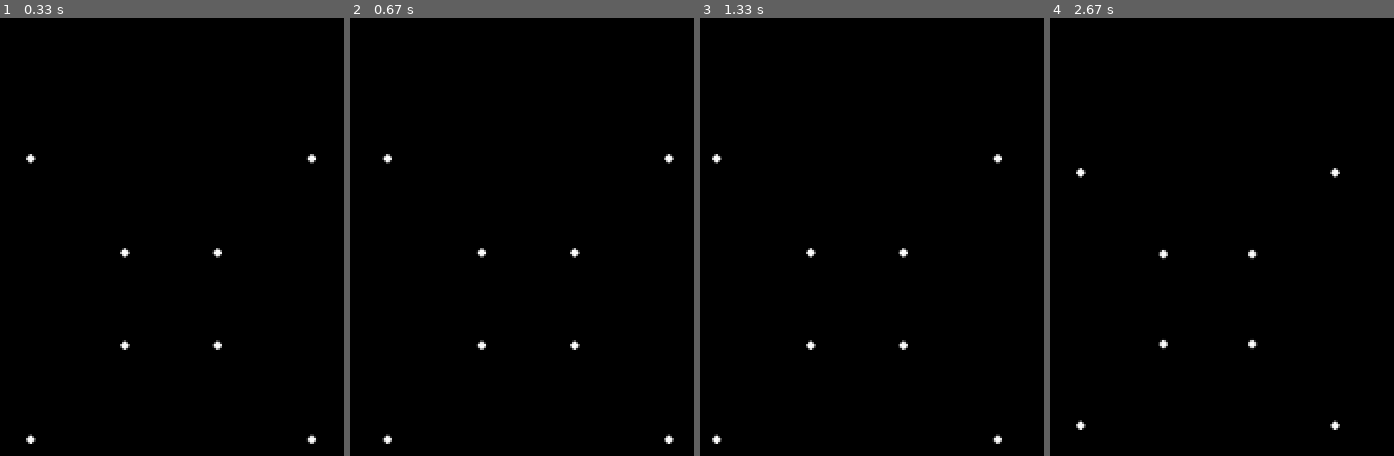
Above: before the commit, frames 1-4 (left to right).
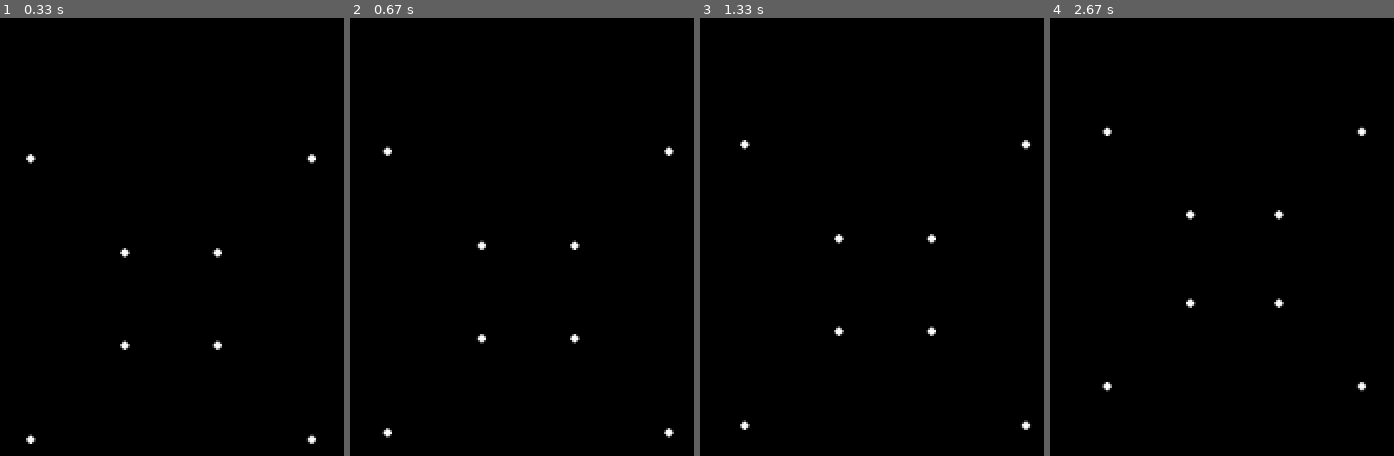
Above: after the commit, the same moments.

Repository: LQR471814/Perspective-3D-Rendering
Game: pygame game, started from 3dPygame.py
Two runs of this game, one before a commit and one after it. Both use one fixed random seed, a clock stepped at 60 frames per second and the inputs below.
Inputs:
- Up to frame 1 (0.33 s): no input
- Up to frame 2 (0.67 s): hold Space from 0.33 s (still down); hold D from 0.33 s (still down)
- Up to frame 3 (1.33 s): release Space at 0.8 s; release D at 0.8 s; hold D 0.83-1.3 s; tap Space at 0.9, 1.2 s; tap Shift at 0.98 s
- Up to frame 4 (2.67 s): hold W 1.33-1.63 s; tap Space at 1.4, 1.73, 2.03, 2.23, 2.53 s; hold D 1.67-2.13 s; hold A from 2.17 s (still down); tap Shift at 2.32 s

Frame 1 is identical in both runs. In frame 2, 0.7% of the frame differs, in the area x 9-95%, y 29-98%; in frame 3, 0.7%; in frame 4, 0.8%, in the area x 7-92%, y 24-95%.

Commit message:
Fixed some problems
- Fixed some problems that occurred whilst moving the cube left right and up.

Diff:
--- a/3dPygame.py
+++ b/3dPygame.py
@@ -73,6 +73,7 @@
 [SHIFT] = Go down
 """
 
+print(Controls)
 pygame.init()
 stop = False
 center = [200, 200]
@@ -83,7 +84,7 @@
 
 screen.fill((0, 0, 0))
 
-def UpdateScr(direction, increment):
+def UpdateScr(increment):
     global b1
     global c1
 
@@ -92,8 +93,8 @@
 
     for vert in b1.getVerts():
         finCoords = []
-        finCoords.append(int(round((vert[0] / (c1.getCoord()[2] - vert[2]) * blocksize) + (direction * ((c1.getCoord()[0] - b1.getCoord()[0]) / c1.getCoord()[2] - b1.getCoord()[2]) * increment), 1)))
-        finCoords.append(int(round((vert[1] / (c1.getCoord()[2] - vert[2]) * blocksize) + (direction * ((c1.getCoord()[1] - b1.getCoord()[1]) / c1.getCoord()[2] - b1.getCoord()[2]) * increment), 1)))
+        finCoords.append(int(round((vert[0] / (c1.getCoord()[2] - vert[2]) * blocksize) + (((c1.getCoord()[0] - b1.getCoord()[0]) / c1.getCoord()[2] - b1.getCoord()[2]) * increment), 1)))
+        finCoords.append(int(round((vert[1] / (c1.getCoord()[2] - vert[2]) * blocksize) + (((c1.getCoord()[1] - b1.getCoord()[1]) / c1.getCoord()[2] - b1.getCoord()[2]) * increment), 1)))
         finCoords = transformCoords(finCoords)
         pygame.draw.circle(screen, (255, 255, 255), finCoords, 3)
 
@@ -101,12 +102,10 @@
         coords1 = []
         coords2 = []
 
-        coords1.append(int(round(b1.getVerts()[edge[0]][0] / (c1.getCoord()[2] - b1.getVerts()[edge[0]][2]) * blocksize + (direction * ((c1.getCoord()[0] - b1.getCoord()[0]) / c1.getCoord()[2] - b1.getCoord()[2]) * increment), 1)))
-        coords1.append(int(round(b1.getVerts()[edge[0]][1] / (c1.getCoord()[2] - b1.getVerts()[edge[0]][2]) * blocksize + (direction * ((c1.getCoord()[0] - b1.getCoord()[0]) / c1.getCoord()[2] - b1.getCoord()[2]) * increment), 1)))
-        coords2.append(int(round(b1.getVerts()[edge[1]][0] / (c1.getCoord()[2] - b1.getVerts()[edge[1]][2]) * blocksize + (direction * ((c1.getCoord()[1] - b1.getCoord()[1]) / c1.getCoord()[2] - b1.getCoord()[2]) * increment), 1)))
-        coords2.append(int(round(b1.getVerts()[edge[1]][1] / (c1.getCoord()[2] - b1.getVerts()[edge[1]][2]) * blocksize + (direction * ((c1.getCoord()[1] - b1.getCoord()[1]) / c1.getCoord()[2] - b1.getCoord()[2]) * increment), 1)))
-
-        print((direction * ((c1.getCoord()[0] - b1.getCoord()[0]) / c1.getCoord()[2] - b1.getCoord()[2]) * increment), (direction * ((c1.getCoord()[1] - b1.getCoord()[1]) / c1.getCoord()[2] - b1.getCoord()[2]) * increment))
+        coords1.append(int(round(b1.getVerts()[edge[0]][0] / (c1.getCoord()[2] - b1.getVerts()[edge[0]][2]) * blocksize + (((c1.getCoord()[0] - b1.getCoord()[0]) / c1.getCoord()[2] - b1.getCoord()[2]) * increment), 1)))
+        coords1.append(int(round(b1.getVerts()[edge[0]][1] / (c1.getCoord()[2] - b1.getVerts()[edge[0]][2]) * blocksize + (((c1.getCoord()[0] - b1.getCoord()[0]) / c1.getCoord()[2] - b1.getCoord()[2]) * increment), 1)))
+        coords2.append(int(round(b1.getVerts()[edge[1]][0] / (c1.getCoord()[2] - b1.getVerts()[edge[1]][2]) * blocksize + (((c1.getCoord()[1] - b1.getCoord()[1]) / c1.getCoord()[2] - b1.getCoord()[2]) * increment), 1)))
+        coords2.append(int(round(b1.getVerts()[edge[1]][1] / (c1.getCoord()[2] - b1.getVerts()[edge[1]][2]) * blocksize + (((c1.getCoord()[1] - b1.getCoord()[1]) / c1.getCoord()[2] - b1.getCoord()[2]) * increment), 1)))
 
         coords1 = transformCoords(coords1)
         coords2 = transformCoords(coords2)
@@ -116,7 +115,7 @@
         b1.reset()
         #pygame.draw.line(screen, (255, 255, 255), coords1, coords2)
 
-UpdateScr(0, 0)
+UpdateScr(0)
 
 while stop == False:
     for event in pygame.event.get():
@@ -131,25 +130,25 @@
                 sys.exit()
             if event.key == pygame.K_w:
                 c1.setCoord([c1.getCoord()[0], c1.getCoord()[1], c1.getCoord()[2] + 0.1])
-                UpdateScr(0, 0)
+                UpdateScr(0)
             if event.key == pygame.K_a:
                 c1.setCoord([c1.getCoord()[0] - 1, c1.getCoord()[1], c1.getCoord()[2]])
                 # center[0] -= 10
-                UpdateScr(-1, 10)
+                UpdateScr(10)
             if event.key == pygame.K_d:
                 c1.setCoord([c1.getCoord()[0] + 1, c1.getCoord()[1], c1.getCoord()[2]])
                 # center[0] += 10
-                UpdateScr(1, 10)
+                UpdateScr(10)
             if event.key == pygame.K_s:
                 c1.setCoord([c1.getCoord()[0], c1.getCoord()[1], c1.getCoord()[2] - 0.1])
-                UpdateScr(0, 0)
+                UpdateScr(0)
             if event.key == pygame.K_SPACE:
-                # c1.setCoord([c1.getCoord()[0], c1.getCoord()[1] - 0.1, c1.getCoord()[2]])
+                c1.setCoord([c1.getCoord()[0], c1.getCoord()[1] - 1, c1.getCoord()[2]])
                 # center[1] -= 10
-                UpdateScr(-1, 10)
+                UpdateScr(10)
             if event.key == pygame.K_LSHIFT:
-                # c1.setCoord([c1.getCoord()[0], c1.getCoord()[1] + 0.1, c1.getCoord()[2]])
+                c1.setCoord([c1.getCoord()[0], c1.getCoord()[1] + 1, c1.getCoord()[2]])
                 # center[1] += 10
-                UpdateScr(1, 10)
+                UpdateScr(10)
 
     pygame.display.update()
